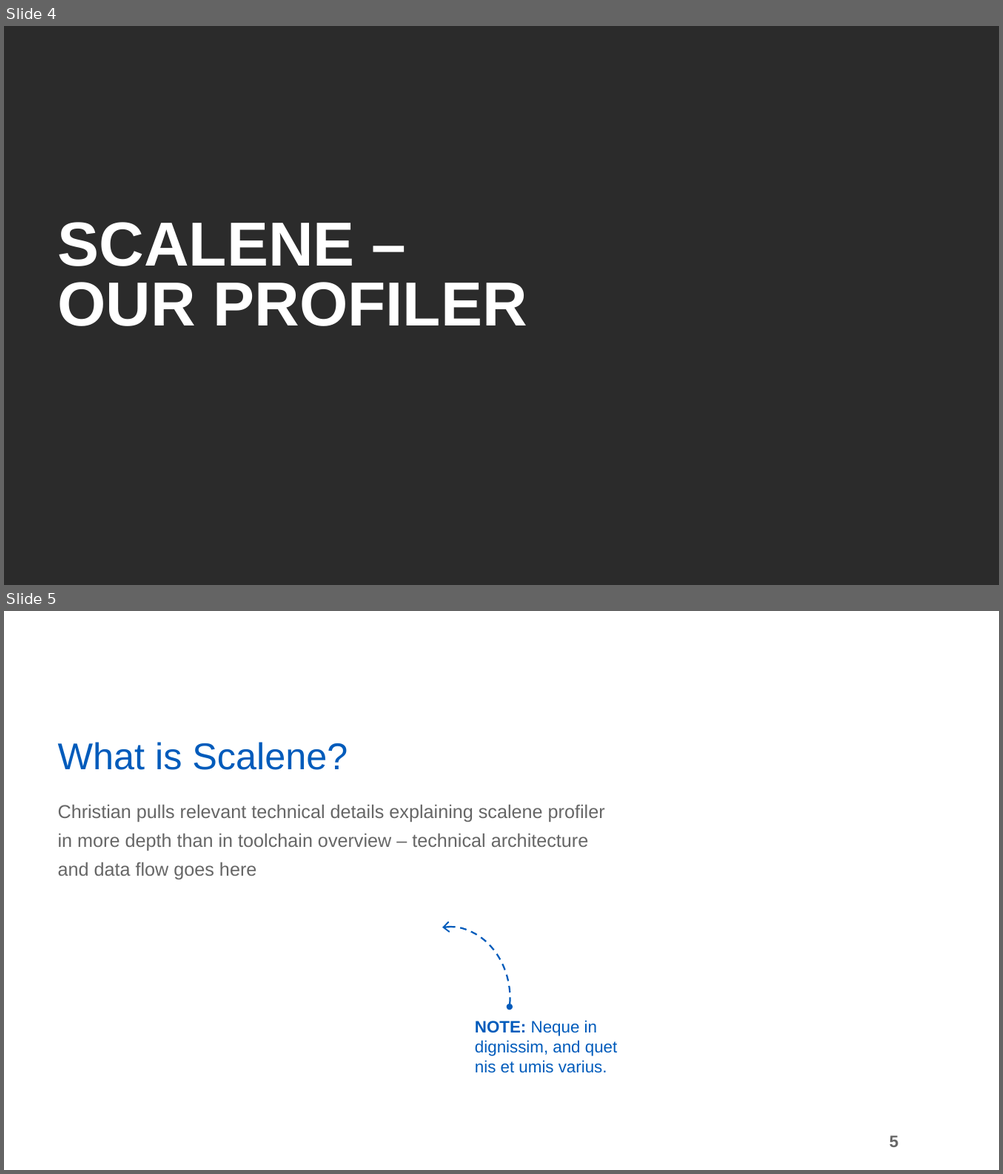
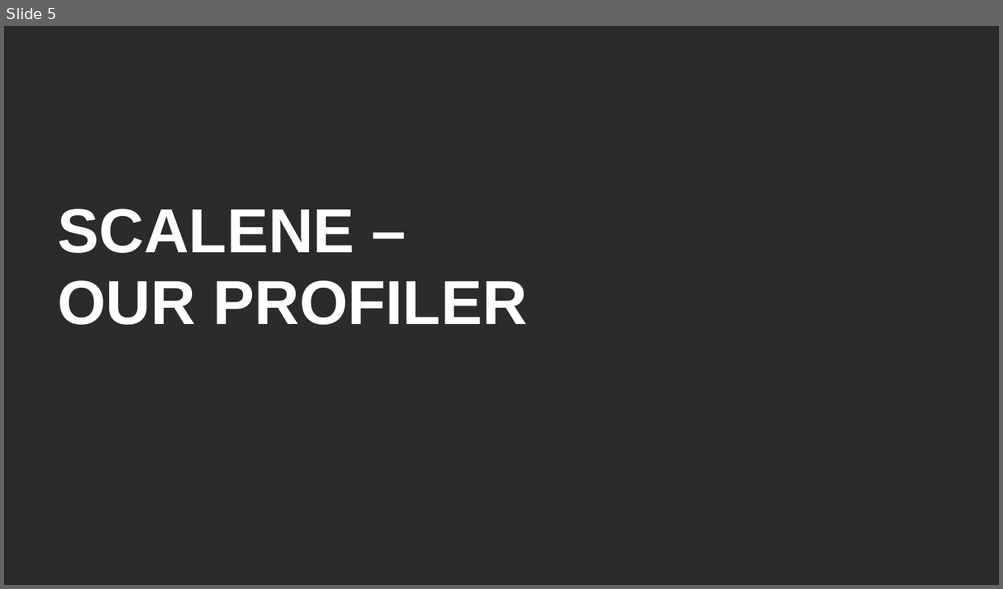
Before and after one commit to robmurr/AI-Energy-Optimization, a slide deck: Documentation/ELRAIENERGYOPTIMIZATIONPRESENTATION.pptx. Shown one above the other, each under a label of ours: slides 4 and 5 before the commit, slide 5 after it. The pictures are 1003x1174 and 1003x589 pixels, drawn with LibreOffice and Linux fonts; fonts in the diff are those of the drawing; background and template pictures are left out; a plain dark background stands for a picture behind light text. Boxes give left, top, right and bottom in pixels: in the first picture for what was removed or moved away, otherwise in the second. Text is boxed around its words. In the diff, an @@ line names an element or a change of style, - is before the commit and + after.

```diff
--- a/Documentation/ELRAIENERGYOPTIMIZATIONPRESENTATION.pptx
+++ b/Documentation/ELRAIENERGYOPTIMIZATIONPRESENTATION.pptx
@@ slide 5 removed at (4, 611, 999, 1170), background picture (left out) @@
@@ title removed at (58, 742, 347, 770) @@
-What is Scalene?
@@ text removed at (58, 805, 605, 880) @@
-Christian pulls relevant technical details explaining scalene profiler in more depth than in toolchain overview – technical architecture and data flow goes here
@@ arc (boxed as its full ellipse) removed at (386, 919, 520, 1071) @@
@@ text removed at (475, 1020, 617, 1073) @@
-NOTE: Neque in dignissim, and quet nis et umis varius.
@@ page number removed at (889, 1136, 898, 1147) @@
-5
@@ what was slide 4 is now slide 5 @@
@@ slide 5 changed as well @@
@@ title "SCALENE – OUR PROFILER" at (58, 209, 526, 325): line spacing 58pt to 0.97 @@
```
Also in this commit, not shown: 2 other slides changed, 21 slides added, 19 other slides removed.
